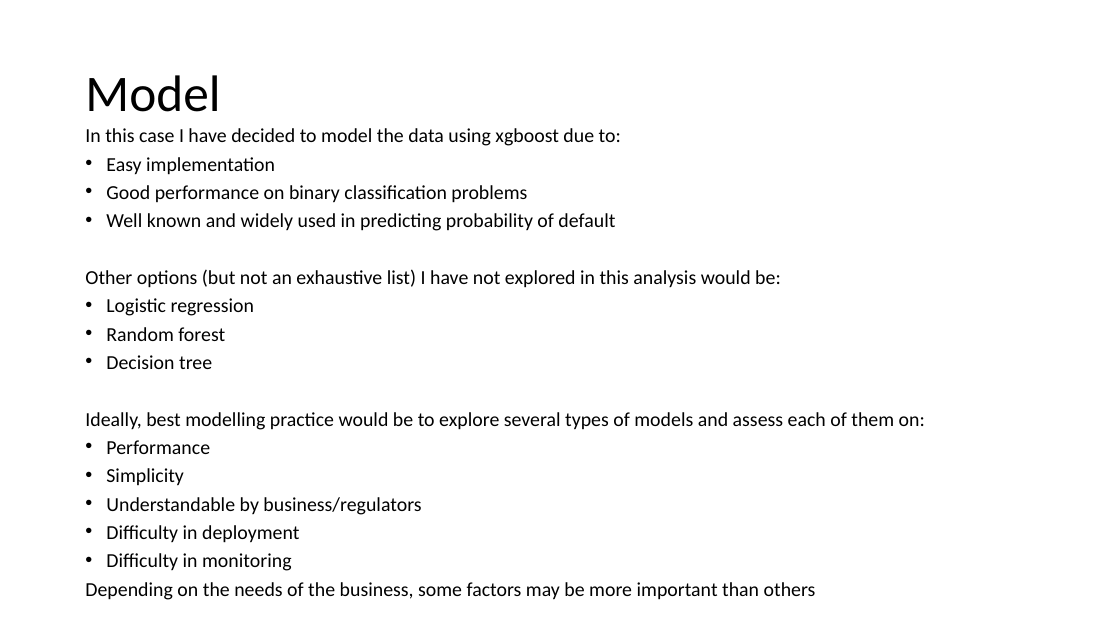
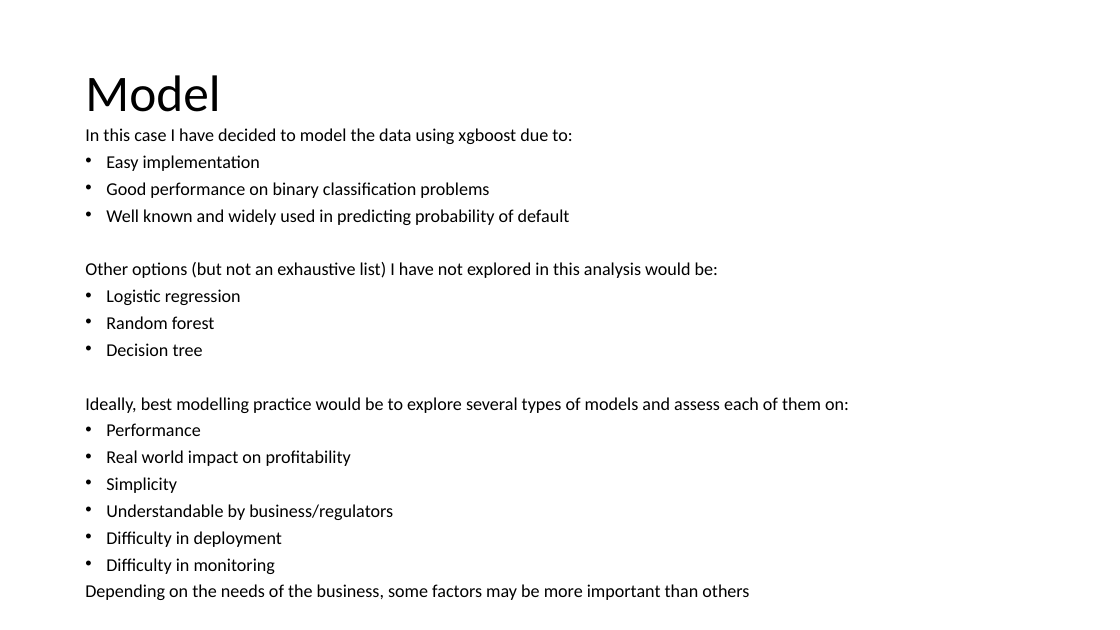
Before and after one commit to matthewjones-perth/givemesomecredit, a slide deck: slide 31 of Paidy Dataset Exercise.pptm (slide 30 before the commit). Drawn at 1120x630 pixels with LibreOffice and Linux fonts; fonts in the diff are those of the drawing. Boxes give left, top, right and bottom in pixels: in the first picture for what was removed or moved away, otherwise in the second. Text is boxed around its words. In the diff, an @@ line names an element or a change of style, - is before the commit and + after.

```diff
--- a/Paidy Dataset Exercise.pptm
+++ b/Paidy Dataset Exercise.pptm
@@ text at (x1=85, y1=128, x2=849, y2=600): size 17 to 15.5 pt @@
@@ text at (x1=106, y1=450, x2=351, y2=466): paragraph added @@
+• Real world impact on profitability
```
Also in this commit, not shown: 16 other slides changed, 2 slides added, 1 slide removed, 2 other files.
